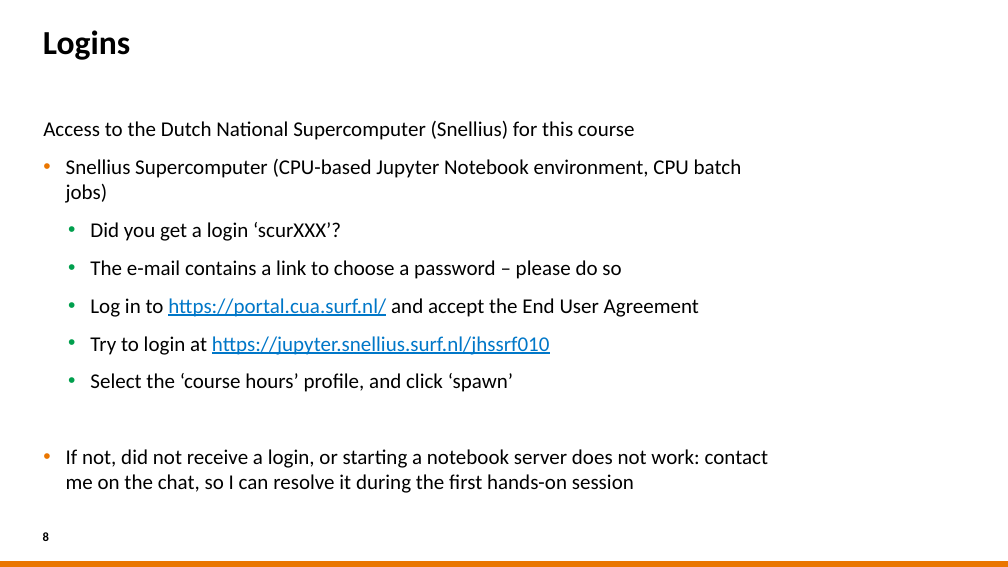
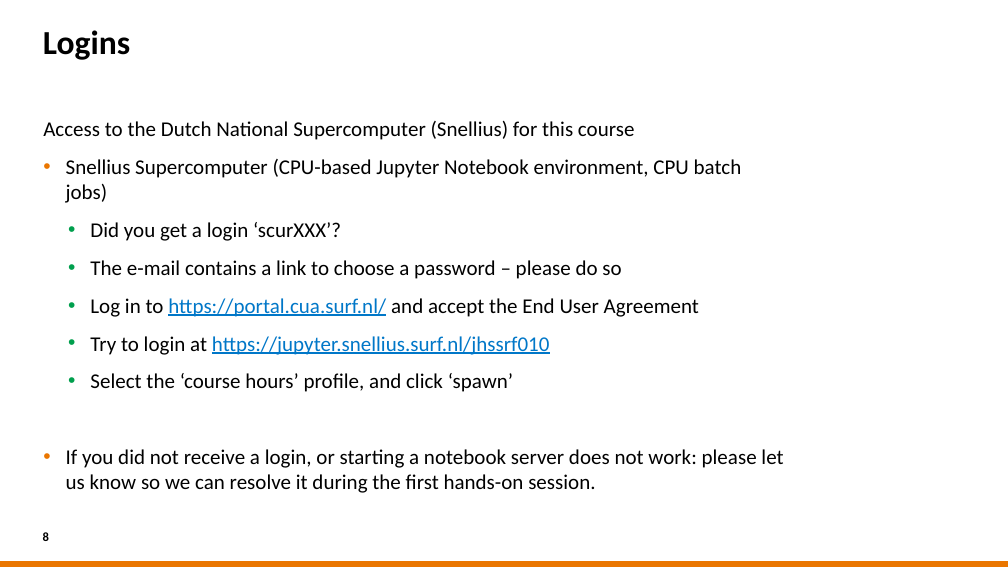
Before and after one commit to sara-nl/HPML-course-materials, a slide deck: slide 8 of Day1/slides/EuroHPC_HPML_welcome.pptx. Drawn at 1008x567 pixels with LibreOffice and Linux fonts; fonts in the diff are those of the drawing; background and template pictures are left out. Boxes give left, top, right and bottom in pixels: in the first picture for what was removed or moved away, otherwise in the second. Text is boxed around its words. In the diff, an @@ line names an element or a change of style, - is before the commit and + after.

```diff
--- a/Day1/slides/EuroHPC_HPML_welcome.pptx
+++ b/Day1/slides/EuroHPC_HPML_welcome.pptx
@@ text at [66,449,783,493]: text changed @@
-• If not, did not receive a login, or starting a notebook server does not work: contact me on the chat, so I can resolve it during the first hands-on session
+• If you did not receive a login, or starting a notebook server does not work: please let us know so we can resolve it during the first hands-on session.
```
Also in this commit, not shown: 4 other slides changed, 9 other files.
